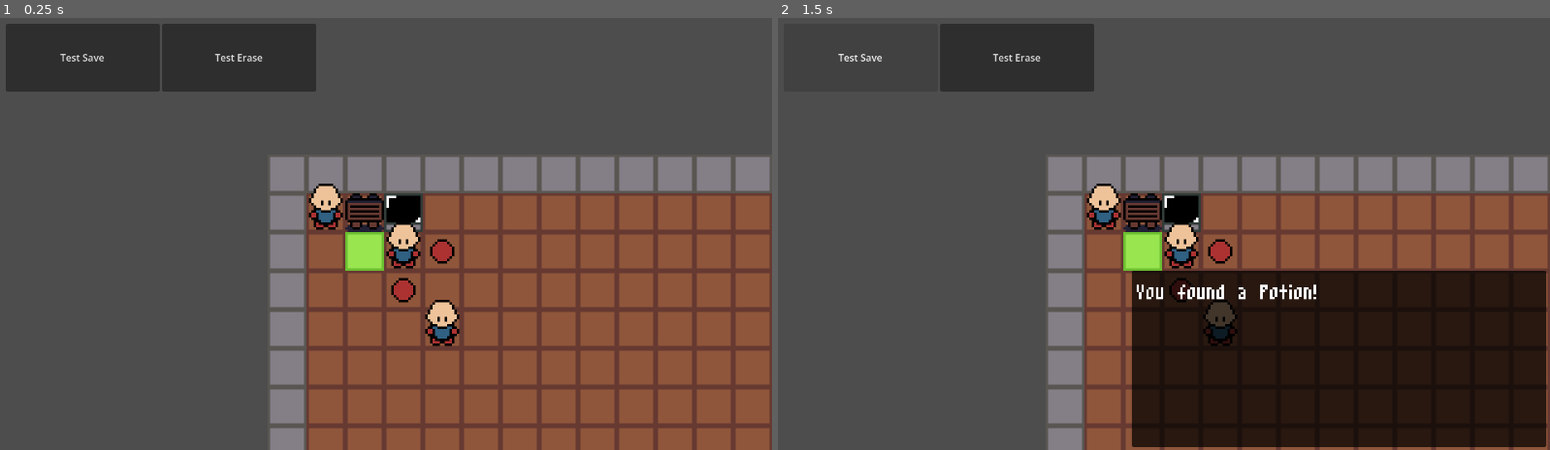
Above: before the commit, frames 1-2 (left to right).
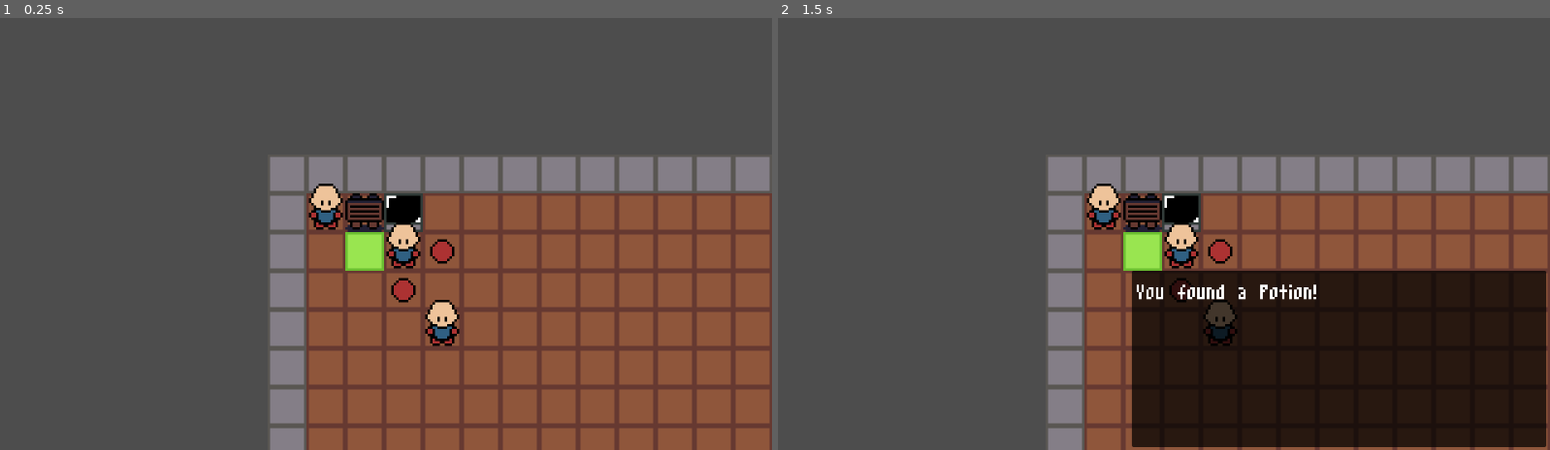
Above: after the commit, the same moments.

Repository: jevonsp/monster-tamer
Game: Godot game, scene res://main/main.tscn
The game is run twice, just before and just after one commit, with the same random seed, the same clock (stepped at 60 frames per second) and the same inputs.
Inputs (mouse positions are in pixels of both pictures, inside the frame that each line leads up to):
- Up to frame 1 (0.25 s): no input
- Up to frame 2 (1.5 s): tap Enter at 0.5 s; move the mouse to (1333, 212) at 0.52 s; hold D (right) 0.53-1.25 s; hold Space (yes) 0.53-1.25 s; click (1333, 212) at 0.67 s; click (862, 56) at 1.25 s, where only the run before the commit has a clickable "Test Save"

The runs differ from the first frame. In frame 1, 6.2% of the frame differs, in the area x 0-41%, y 1-18%; in frame 2, 3.2%.

Commit message:
Added Saving to the Menu

Diff:
--- a/battle/battle.gd
+++ b/battle/battle.gd
@@ -118,6 +118,7 @@
 	_set_actors_in_battle()
 
 	await _switch_to_battle()
+
 
 func _switch_to_battle() -> void:
 	ui_handler._display_current_monsters()
--- a/battle/battle_handler.gd
+++ b/battle/battle_handler.gd
@@ -179,7 +179,8 @@
 func _win() -> void:
 	if battle.enemy_trainer:
 		battle.enemy_trainer.is_defeated = true
-	var text: Array[String] = ["You won!"]
+	var text: Array[String] = \
+			battle.enemy_trainer.losing_dialogue if battle.enemy_trainer else ["You won!"]
 	Global.send_battle_text_box.emit(text, false)
 	await Global.text_box_complete
 	battle.end_battle()
--- a/classes/saving-loading/SavedData.gd
+++ b/classes/saving-loading/SavedData.gd
@@ -5,3 +5,5 @@
 @export var node_path: NodePath
 
 @export var is_obtained: bool = false
+
+@export var is_defeated: bool = false
--- a/main/main.tscn
+++ b/main/main.tscn
@@ -13,7 +13,6 @@
 [ext_resource type="PackedScene" uid="uid://cxpdnabe54fq0" path="res://ui/overworld_text_box.tscn" id="9_grrlh"]
 [ext_resource type="PackedScene" uid="uid://qugnwvtxqunc" path="res://ui/storage.tscn" id="9_jofbb"]
 [ext_resource type="PackedScene" uid="uid://jmc7gqpbmo2n" path="res://world_objects/interactable/npc/components/npc_respawn_component.tscn" id="10_0i4oc"]
-[ext_resource type="PackedScene" uid="uid://65a5ermnwm58" path="res://classes/saving-loading/save_tester.tscn" id="10_d00gp"]
 [ext_resource type="PackedScene" uid="uid://drjlut2xdgcjc" path="res://ui/menu.tscn" id="11_bsumw"]
 [ext_resource type="PackedScene" uid="uid://yx0hpdrx2je4" path="res://ui/party.tscn" id="12_fwcvl"]
 [ext_resource type="PackedScene" uid="uid://2cylrl5md0pt" path="res://world_objects/interactable/static_object/sign.tscn" id="14_73k8k"]
@@ -22,6 +21,7 @@
 [ext_resource type="Resource" uid="uid://c2vdpfxevsbcy" path="res://items/potion/potion.tres" id="17_s758e"]
 [ext_resource type="Script" uid="uid://vx6b6njwqnde" path="res://classes/MonsterData.gd" id="18_n53tw"]
 [ext_resource type="Resource" uid="uid://dnpr3t8vm34dc" path="res://monsters/fox_mcleaf/fox_mcleaf.tres" id="19_d00gp"]
+[ext_resource type="Resource" uid="uid://cvmykrss1u38p" path="res://monsters/pyro_badger/pyro_badger.tres" id="19_n53tw"]
 [ext_resource type="PackedScene" uid="uid://b5a6d0pcrx4rd" path="res://world_objects/interactable/static_object/storage.tscn" id="20_q0sk7"]
 [ext_resource type="Resource" uid="uid://bxx0p3qhlq7yk" path="res://items/base_ball/base_ball.tres" id="20_re7it"]
 [ext_resource type="PackedScene" uid="uid://dqpocp0lr7l2e" path="res://world_objects/interactable/static_object/storage_component.tscn" id="21_vapsy"]
@@ -75,8 +75,6 @@
 [node name="Storage" parent="Interfaces" unique_id=1376996790 instance=ExtResource("9_jofbb")]
 visible = false
 
-[node name="SaveTester" parent="Interfaces" unique_id=1586745583 instance=ExtResource("10_d00gp")]
-
 [node name="TestMap" parent="." unique_id=322966199 instance=ExtResource("2_pjrb6")]
 
 [node name="Player" parent="." unique_id=930582059 instance=ExtResource("1_53q0u")]
@@ -103,12 +101,12 @@
 
 [node name="Trainer" parent="." unique_id=1980082865 instance=ExtResource("16_n3o0a")]
 position = Vector2(64, 64)
-party = Array[ExtResource("18_n53tw")]([ExtResource("19_d00gp")])
+party = Array[ExtResource("18_n53tw")]([ExtResource("19_n53tw")])
 party_levels = Array[int]([1])
+winning_dialogue = Array[String](["You're not strong enough yet."])
+losing_dialogue = Array[String](["I wasn't... strong enough."])
 starting_tile = Vector2(64, 64)
-initial_direction = 2
-is_defeated = false
-dialogue = Array[String](["Lets battle!"])
+dialogue = Array[String](["How strong are you? Lets find out!"])
 
 [node name="GroundItems" type="Node" parent="." unique_id=367338342]
 
--- a/trainer.gd
+++ b/trainer.gd
@@ -7,12 +7,16 @@
 		_update_tiles_in_sight()
 @export var party: Array[MonsterData] = []
 @export var party_levels: Array[int] = []
+@export_subgroup("Dialogue")
+@export_multiline var winning_dialogue: Array[String] = []
+@export_multiline var losing_dialogue: Array[String] = []
 #region Variables
 @export_subgroup("Variables")
 @export var starting_tile: Vector2 = Vector2.ZERO
 @export var initial_direction: Direction = Direction.NONE
 @export var is_defeated: bool = false
 #endregion
+
 func _ready() -> void:
 	super()
 	starting_tile = global_position
@@ -25,7 +29,7 @@
 
 func _connect_signals() -> void:
 	super()
-	Global.step_completed.connect(check_vision_collision)
+	Global.step_completed.connect(_check_vision_collision)
 
 
 func _update_tiles_in_sight() -> void:
@@ -40,20 +44,59 @@
 		tiles_in_sight.append(tile)
 
 
-func check_vision_collision(pos: Vector2) -> void:
-	for i in range(len(tiles_in_sight)):
-		if pos == tiles_in_sight[i]:
-			Global.player_party_requested.emit()
-			Global.toggle_player.emit()
-			await animate_exclamation()
-			if i > 0:
-				await walk_list_tiles([tiles_in_sight[i - 1]])
-			await _say_dialogue()
-			Global.trainer_battle_requested.emit(self)
-			Global.battle_started.emit()
+func interact(body: CharacterBody2D) -> void:
+	var new_facing_direction = (body.global_position - global_position).normalized()
+	if new_facing_direction != facing_vec:
+		start_turning(new_facing_direction)
+	if not is_defeated:
+		await animate_exclamation()
+		await _say_dialogue(dialogue)
+		Global.player_party_requested.emit()
+		_send_trainer_battle()
+	else:
+		await _say_dialogue(losing_dialogue)
+
+
+func _check_vision_collision(pos: Vector2) -> void:
+	if not is_defeated:
+		for i in range(len(tiles_in_sight)):
+			if pos == tiles_in_sight[i]:
+				Global.player_party_requested.emit()
+				Global.toggle_player.emit()
+				await animate_exclamation()
+				if i > 0:
+					await walk_list_tiles([tiles_in_sight[i - 1]])
+				await _say_dialogue()
+				_send_trainer_battle()
+
+func _send_trainer_battle() -> void:
+	Global.trainer_battle_requested.emit(self)
+	Global.battle_started.emit()
 
 
 func reset_position() -> void:
 	global_position = starting_tile
 	var new_vec = _vector_from_dir(initial_direction)
 	start_turning(new_vec)
+
+
+func on_save_game(saved_data_array: Array[SavedData]) -> void:
+	var new_saved_data = SavedData.new()
+
+	new_saved_data.node_path = get_path()
+	new_saved_data.is_defeated = is_defeated
+
+	saved_data_array.append(new_saved_data)
+
+
+func on_load_game(saved_data_array: Array[SavedData]) -> void:
+	for data: SavedData in saved_data_array:
+		if data.node_path == get_path():
+			if data.is_defeated:
+				defeat()
+
+
+func defeat() -> void:
+	is_defeated = true
+	if Global.step_completed.is_connected(_check_vision_collision):
+		Global.step_completed.disconnect(_check_vision_collision)
--- a/ui/menu.gd
+++ b/ui/menu.gd
@@ -1,5 +1,7 @@
 extends Control
 var processing: bool = false
+var last_focused_button: Button = null
+var should_save_game: bool = false
 @onready var interfaces: CanvasLayer = $".."
 
 func _ready() -> void:
@@ -10,8 +12,9 @@
 
 
 func _bind_buttons() -> void:
-	for button in get_tree().get_nodes_in_group("menu_buttons"):
+	for button: Button in get_tree().get_nodes_in_group("menu_buttons"):
 		button.pressed.connect(_on_menu_pressed.bind(button))
+		button.focus_entered.connect(_on_focus_entered.bind(button))
 
 
 func _unhandled_input(event: InputEvent) -> void:
@@ -38,9 +41,14 @@
 			Global.switch_ui_context.emit(Global.AccessFrom.INVENTORY)
 			Global.request_open_inventory.emit()
 		"Save":
-			print_debug("Save not yet implemented")
+			await _start_save_process()
+			_focus_default()
 		"Options":
 			print_debug("Options not yet implemented")
+
+
+func _on_focus_entered(button: Button) -> void:
+	last_focused_button = button
 
 
 func _toggle_visible() -> void:
@@ -50,10 +58,32 @@
 		_focus_default()
 		Global.switch_ui_context.emit(Global.AccessFrom.MENU)
 	else:
+		last_focused_button = null
 		Global.switch_ui_context.emit(Global.AccessFrom.NONE)
 
 
 func _focus_default() -> void:
+	if last_focused_button:
+		last_focused_button.grab_focus()
+		return
 	var buttons = get_tree().get_nodes_in_group("menu_buttons")
 	if buttons:
 		buttons[0].grab_focus()
+
+
+func _start_save_process():
+	var text_array: Array[String] = ["Would you like to save the game?"]
+	Global.send_overworld_text_box.emit(self, text_array, false, true, false)
+	await Global.text_box_complete
+	if should_save_game:
+		_finish_save_process()
+	should_save_game = false
+
+
+func _finish_save_process() -> void:
+	SaverLoader.save_game()
+	print("saved game")
+
+
+func trigger() -> void:
+	should_save_game = true
--- a/ui/menu.tscn
+++ b/ui/menu.tscn
@@ -21,16 +21,12 @@
 
 [node name="VBoxContainer" type="VBoxContainer" parent="Content" unique_id=290342078]
 layout_mode = 1
-anchors_preset = 6
-anchor_left = 1.0
+anchors_preset = 4
 anchor_top = 0.5
-anchor_right = 1.0
 anchor_bottom = 0.5
-offset_left = -408.0
 offset_top = -186.0
-offset_right = -8.0
+offset_right = 400.0
 offset_bottom = 186.0
-grow_horizontal = 0
 grow_vertical = 2
 
 [node name="Party" type="Button" parent="Content/VBoxContainer" unique_id=363559486 groups=["menu_buttons"]]
--- a/world_objects/interactable/npc/npc.gd
+++ b/world_objects/interactable/npc/npc.gd
@@ -56,7 +56,7 @@
 	var new_facing_direction = (body.global_position - global_position).normalized()
 	if new_facing_direction != facing_vec:
 		start_turning(new_facing_direction)
-	_say_dialogue()
+	await _say_dialogue()
 
 
 func _say_dialogue(d: Array[String] = [], autocomplete = null, question = null) -> void:
--- a/world_objects/interactable/npc/npc.tscn
+++ b/world_objects/interactable/npc/npc.tscn
@@ -608,7 +608,7 @@
 parameters/Turn/blend_position = Vector2(0.49761522, -0.28448272)
 parameters/Walk/blend_position = Vector2(-0.0031796694, 1.0086207)
 
-[node name="RayCast2D" type="RayCast2D" parent="." unique_id=564290287]
+[node name="RayCast2D" type="RayCast2D" parent="." unique_id=564290287 groups=["interactable", "save_object"]]
 position = Vector2(8, 8)
 target_position = Vector2(0, 16)
 collision_mask = 11
